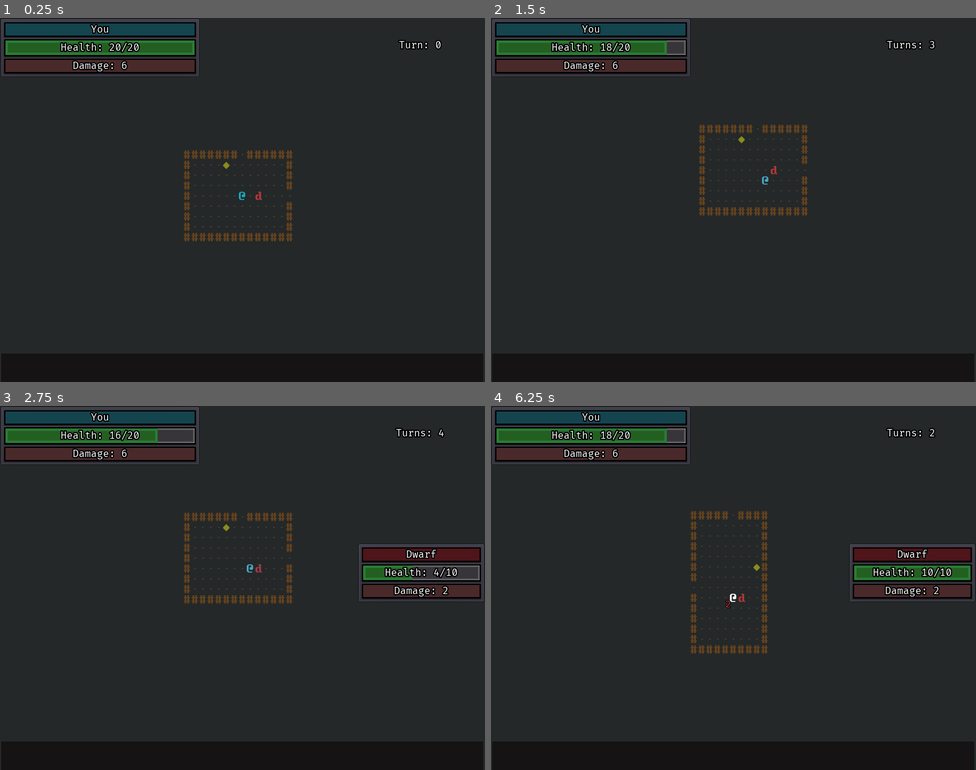
Above: before the commit, frames 1-4 (two rows, left to right).
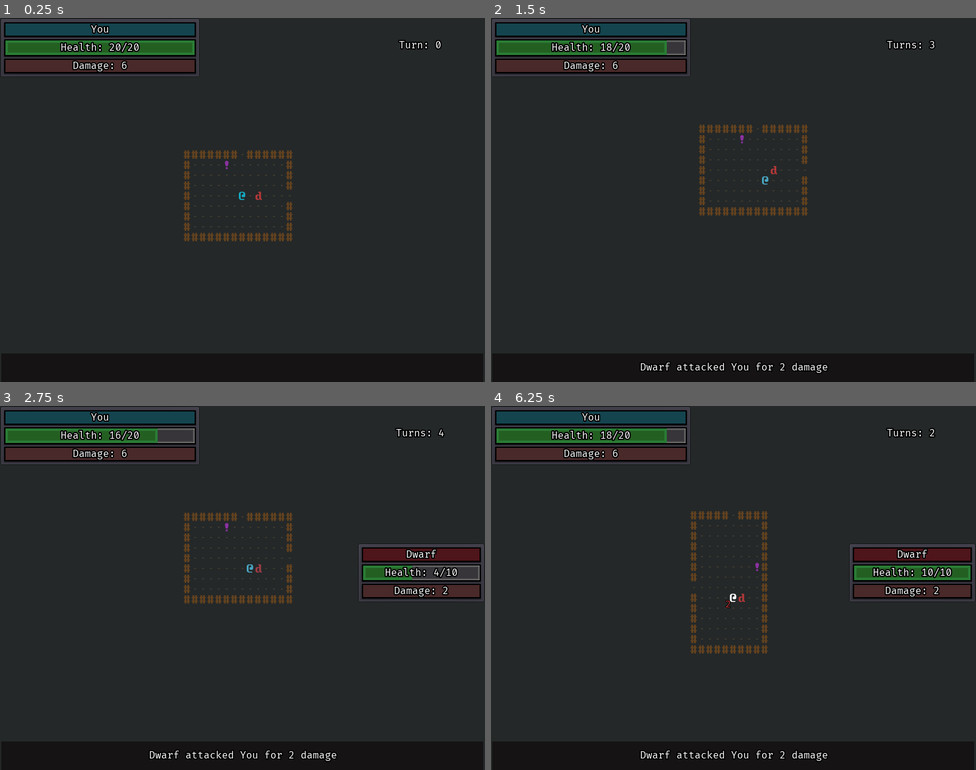
Above: after the commit, the same moments.

Repository: ZenCoderGames/ZRoguelikeGame
Game: Godot game, scene res://scene/main/MainScene.tscn
Two runs of this game, one before a commit and one after it. Both use one fixed random seed, a clock stepped at 60 frames per second and the inputs below.
Inputs:
- Up to frame 1 (0.25 s): no input
- Up to frame 2 (1.5 s): hold Right (move_right) 0.53-1.28 s; tap S (cam_move_down) at 0.6 s; hold Down (move_down) from 1.28 s (still down); tap A (cam_move_left) at 1.35 s
- Up to frame 3 (2.75 s): tap Enter at 2 s; release Down (move_down) at 2.03 s; hold Right (move_right) from 2.03 s (still down); tap D (cam_move_right) at 2.1 s
- Up to frame 4 (6.25 s): tap R (reset_dungeon) at 2.75, 3.5, 5.75 s; release Right (move_right) at 2.78 s; hold Up (move_up) 2.78-3.53 s; tap W (cam_move_up) at 2.85 s; hold Left (move_left) 3.53-5 s; tap Q (cam_zoom_in) at 3.6 s; tap I (toggle_inventory) at 4.15 s; tap E (cam_zoom_out) at 4.35 s; click "Unequip" at 5 s; hold Down (move_down) from 5.78 s (still down); tap S (cam_move_down) at 5.85 s

The runs differ from the first frame. In frame 1, less than 0.1% of the frame differs, in the area x 46-48%, y 39-42%; in frame 2, 0.3%, in the area x 30-70%, y 32-98%; in frame 3, 0.3%; in frame 4, 0.3%.

Commit message:
Another refactor to support passives/statuseffetcts and s

Diff:
--- a/project.godot
+++ b/project.godot
@@ -158,11 +158,6 @@
 "class": "EquippedItemUI",
 "language": "GDScript",
 "path": "res://scripts/battle/ui/EquippedItemUI.gd"
-}, {
-"base": "Node",
-"class": "HitResolutionManager",
-"language": "GDScript",
-"path": "res://scripts/battle/instance/HitResolutionManager.gd"
 }, {
 "base": "Reference",
 "class": "Inventory",
@@ -275,7 +270,6 @@
 "EnemyCharacter": "",
 "Equipment": "",
 "EquippedItemUI": "",
-"HitResolutionManager": "",
 "Inventory": "",
 "InventoryUI": "",
 "Item": "",
@@ -306,6 +300,8 @@
 Constants="*res://scripts/library/Constants.gd"
 Utils="*res://scripts/library/Utils.gd"
 Dungeon="*res://scripts/battle/Dungeon.gd"
+HitResolutionManager="*res://scripts/battle/instance/HitResolutionManager.gd"
+CombatEventManager="*res://scripts/battle/instance/CombatEventManager.gd"
 
 [display]
 
--- a/scene/main/MainScene.tscn
+++ b/scene/main/MainScene.tscn
@@ -6,6 +6,7 @@
 [ext_resource path="res://scripts/battle/BattleInstance.gd" type="Script" id=4]
 [ext_resource path="res://scripts/battle/BattleView.gd" type="Script" id=5]
 [ext_resource path="res://scripts/battle/instance/HitResolutionManager.gd" type="Script" id=6]
+[ext_resource path="res://scripts/battle/instance/CombatEventManager.gd" type="Script" id=7]
 
 [sub_resource type="GDScript" id=1]
 script/source = "extends Node
@@ -38,7 +39,7 @@
 enemyDamageColor = Color( 0.862745, 0.341176, 0.341176, 1 )
 timeBetweenMoves = 0.2
 debugSpawnEnemyInFirstRoom = "DWARF_00"
-debugSpawnItemInFirstRoom = "VAMPIRIC_SWORD"
+debugSpawnItemInFirstRoom = "SPELL_LIGHTNING_BOLT"
 debugStartRoomColor = Color( 0.0980392, 0.6, 0.105882, 1 )
 debugCriticalPathRoomColor = Color( 0.576471, 0.337255, 0.12549, 1 )
 debugEndRoomColor = Color( 0.792157, 0.270588, 0.270588, 1 )
@@ -66,6 +67,9 @@
 unique_name_in_owner = true
 script = ExtResource( 6 )
 
+[node name="CombatEventManager" type="Node" parent="Battle"]
+script = ExtResource( 7 )
+
 [node name="Camera2D" type="Camera2D" parent="."]
 position = Vector2( 400, 300 )
 current = true
--- a/scripts/battle/BattleInstance.gd
+++ b/scripts/battle/BattleInstance.gd
@@ -3,7 +3,6 @@
 class_name BattleInstance
 
 onready var view:BattleView = $"%View"
-onready var hitResolutionManager:HitResolutionManager = $"%HitResolutionManager"
 
 export var showWallColor:Color
 export var showFloorColor:Color
--- a/scripts/battle/Dungeon.gd
+++ b/scripts/battle/Dungeon.gd
@@ -3,7 +3,8 @@
 
 # signals
 signal OnPlayerCreated(newPlayer)
-signal OnTurnCompleted()
+signal OnStartTurn()
+signal OnEndTurn()
 signal OnEnemyMovedAdjacentToPlayer(enemy)
 
 var rooms:Array = []
@@ -234,6 +235,7 @@
 	_on_turn_taken(0, 0)
 
 func _on_turn_taken(x, y):
+	emit_signal("OnStartTurn")
 	player.pre_update()
 	player.cell.room.pre_update_entities()
 
@@ -241,7 +243,7 @@
 	player.cell.room.update_entities()
 
 	turnsTaken += 1
-	emit_signal("OnTurnCompleted")
+	emit_signal("OnEndTurn")
 
 	for room in rooms:
 		room.update_visibility()
--- a/scripts/battle/data/DungeonDataManager.gd
+++ b/scripts/battle/data/DungeonDataManager.gd
@@ -49,7 +49,11 @@
 			itemDataList.append(newItemData)
 
 func get_item_data(id):
-	return itemDataMap[id]
+	if itemDataMap.has(id):
+		return itemDataMap[id]
+
+	print("Invalid Item ID:", id)
+	return null
 
 func init_characters():
 	var data = Utils.load_data_from_file("resource/characters.json")
--- /dev/null
+++ b/scripts/battle/instance/CombatEventManager.gd
@@ -0,0 +1,27 @@
+extends Node
+
+func register_for_conditional_events(triggerConditions:Array, object, parentCharacter:Character):
+	if triggerConditions.has(Constants.TRIGGER_CONDITION.ON_PRE_ATTACK):
+		parentCharacter.connect("OnPreAttack", object, "_on_parentCharacter_attack")
+	if triggerConditions.has(Constants.TRIGGER_CONDITION.ON_POST_ATTACK):
+		parentCharacter.connect("OnPostAttack", object, "_on_parentCharacter_attack")
+	if triggerConditions.has(Constants.TRIGGER_CONDITION.ON_PRE_HIT):
+		HitResolutionManager.connect("OnPreHit", object, "activate_on_attacker")
+	if triggerConditions.has(Constants.TRIGGER_CONDITION.ON_POST_HIT):
+		HitResolutionManager.connect("OnPostHit", object, "activate_on_attacker")
+	if triggerConditions.has(Constants.TRIGGER_CONDITION.ON_BLOCKED_HIT):
+		HitResolutionManager.connect("OnBlockedHit", object, "activate_on_defender")
+	if triggerConditions.has(Constants.TRIGGER_CONDITION.ON_TAKE_HIT):
+		HitResolutionManager.connect("OnTakeHit", object, "activate_on_defender")
+	if triggerConditions.has(Constants.TRIGGER_CONDITION.ON_KILL):
+		HitResolutionManager.connect("OnKill", object, "activate_on_attacker")
+	if triggerConditions.has(Constants.TRIGGER_CONDITION.ON_DEATH):
+		parentCharacter.connect("OnDeath", object, "activate")
+	if triggerConditions.has(Constants.TRIGGER_CONDITION.ON_START_TURN):
+		Dungeon.connect("OnStartTurn", object, "activate")
+	if triggerConditions.has(Constants.TRIGGER_CONDITION.ON_END_TURN):
+		Dungeon.connect("OnEndTurn", object, "activate")
+	if triggerConditions.has(Constants.TRIGGER_CONDITION.ON_MOVE):
+		parentCharacter.connect("OnparentCharacterMove", object, "activate_on_parentCharacter_move")
+	if triggerConditions.has(Constants.TRIGGER_CONDITION.ON_SPELL_ACTIVATE):
+		parentCharacter.equipment.connect("OnSpellActivated", object, "activate_on_target_or_item")
--- a/scripts/battle/instance/HitResolutionManager.gd
+++ b/scripts/battle/instance/HitResolutionManager.gd
@@ -1,10 +1,8 @@
 extends Node
 
-class_name HitResolutionManager
-
-signal OnAttack(attacker, defender, dmg)
 signal OnPreHit(sourceChar, defender, dmg)
 signal OnBlockedHit(sourceChar, defender, dmg)
+signal OnTakeHit(sourceChar, defender, dmg)
 signal OnPostHit(sourceChar, defender, dmg)
 signal OnKill(sourceChar, defender)
 
@@ -27,6 +25,7 @@
 		emit_signal("OnKill", sourceChar, targetChar)
 		targetChar.die()
 	else:
+		emit_signal("OnTakeHit", sourceChar, targetChar, finalDamage)
 		emit_signal("OnPostHit", sourceChar, targetChar, finalDamage)
 
 	return finalDamage
--- a/scripts/battle/instance/actions/ActionDoDamageToTargets.gd
+++ b/scripts/battle/instance/actions/ActionDoDamageToTargets.gd
@@ -14,4 +14,4 @@
 func execute():
 	var targets = character.get_targets()
 	for target in targets:
-		Dungeon.battleInstance.hitResolutionManager.do_hit(character, target, actionData.damage)
+		HitResolutionManager.do_hit(character, target, actionData.damage)
--- a/scripts/battle/instance/characters/Character.gd
+++ b/scripts/battle/instance/characters/Character.gd
@@ -159,9 +159,8 @@
 
 
 		emit_signal("OnPreAttack", entity)
-
 		var damageAmount:int = get_stat_value(StatData.STAT_TYPE.DAMAGE)
-		successfulDamageThisFrame = Dungeon.battleInstance.hitResolutionManager.do_hit(self, entity, damageAmount)
+		successfulDamageThisFrame = HitResolutionManager.do_hit(self, entity, damageAmount)
 		emit_signal("OnPostAttack", entity)
 
 func on_blocked_hit(attacker):
--- a/scripts/battle/instance/characters/Passive.gd
+++ b/scripts/battle/instance/characters/Passive.gd
@@ -13,13 +13,22 @@
 		if(action!=null):
 			timelineActions.append(action)
 
-	if data.triggerConditions.has(Constants.TRIGGER_CONDITION.ON_POST_HIT):
-		Dungeon.battleInstance.hitResolutionManager.connect("OnPostHit", self, "_on_character_post_hit")
+	CombatEventManager.register_for_conditional_events(data.triggerConditions, self, character)
 
-func _on_character_post_hit(attacker, defender, damage):
+func activate_on_character_move(x, y):
+	activate()
+
+func activate_on_target_or_item(targetOrSpell):
+	activate()
+
+func activate_on_attacker(attacker, defender, data):
 	if character==attacker:
-		_trigger_timeline()
+		activate()
 
-func _trigger_timeline():
+func activate_on_defender(attacker, defender, data):
+	if character==defender:
+		activate()
+
+func activate():
 	for action in timelineActions:
 		action.execute()
--- a/scripts/battle/instance/characters/StatusEffect.gd
+++ b/scripts/battle/instance/characters/StatusEffect.gd
@@ -10,22 +10,30 @@
 	data = statusEffectData
 	instanceCount = data.instanceCount
 
-	var timelineActions:Array = []
 	for actionData in data.startTimeline:
 		var action:Action = ActionTypes.create(actionData, character)
 		if(action!=null):
-			timelineActions.append(action)
+			action.execute()
 
-	for action in timelineActions:
-		action.execute()
+	CombatEventManager.register_for_conditional_events(data.triggerConditions, self, character)
 
-	if data.triggerConditions.has(Constants.TRIGGER_CONDITION.ON_BLOCKED_HIT):
-		Dungeon.battleInstance.hitResolutionManager.connect("OnBlockedHit", self, "_on_character_blocked_hit")
+func activate_on_character_move(x, y):
+	activate()
 
-func _on_character_blocked_hit(attacker, defender, dmg):
+func activate_on_target_or_item(targetOrSpell):
+	activate()
+
+func activate_on_attacker(attacker, defender, data):
+	if character==attacker:
+		activate()
+
+func activate_on_defender(attacker, defender, data):
 	if character==defender:
-		instanceCount = instanceCount - 1
-		_check_for_completion()
+		activate()
+
+func activate():
+	instanceCount = instanceCount - 1
+	_check_for_completion()
 
 func _check_for_completion():
 	if instanceCount==0:
@@ -34,11 +42,7 @@
 func _clean_up():
 	character.remove_status_effect(self)
 
-	var timelineActions:Array = []
 	for actionData in data.endTimeline:
 		var action:Action = ActionTypes.create(actionData, character)
 		if(action!=null):
-			timelineActions.append(action)
-
-	for action in timelineActions:
-		action.execute()
+			action.execute()
--- a/scripts/battle/instance/items/Item.gd
+++ b/scripts/battle/instance/items/Item.gd
@@ -26,8 +26,8 @@
 
 func activate():
 	if spell!=null:
-		if spell.can_execute():
-			spell.execute()
+		if spell.can_activate():
+			spell.activate()
 
 func picked():
 	if cell.entityObject!=null:
--- a/scripts/battle/instance/rooms/DungeonRoom.gd
+++ b/scripts/battle/instance/rooms/DungeonRoom.gd
@@ -148,7 +148,7 @@
 	var randomCell:DungeonCell = freeCells[randi() % freeCells.size()]
 
 	# spawn random enemy
-	var randomItemData:ItemData = Dungeon.dataManager.get_item_data(itemId)
+	var randomItemData = Dungeon.dataManager.get_item_data(itemId)
 	var item:Node = Dungeon.load_item(loadedScenes, randomCell, randomItemData, Constants.ENTITY_TYPE.DYNAMIC, Constants.items)
 	items.append(item)
 
--- a/scripts/battle/instance/spells/Spell.gd
+++ b/scripts/battle/instance/spells/Spell.gd
@@ -11,9 +11,9 @@
 			timelineActions.append(action)
 
 # add mana or stamina here
-func can_execute():
+func can_activate():
 	return true
 
-func execute():
+func activate():
 	for action in timelineActions:
 		action.execute()
--- a/scripts/battle/ui/BattleUI.gd
+++ b/scripts/battle/ui/BattleUI.gd
@@ -33,9 +33,9 @@
 func _on_dungeon_init():
 	_shared_init()
 
-	Dungeon.connect("OnTurnCompleted", self, "_on_turn_taken")
-	Dungeon.battleInstance.hitResolutionManager.connect("OnAttack", self, "_on_attack")
-	Dungeon.battleInstance.hitResolutionManager.connect("OnKill", self, "_on_kill")
+	Dungeon.connect("OnEndTurn", self, "_on_turn_taken")
+	HitResolutionManager.connect("OnPostHit", self, "_on_attack")
+	HitResolutionManager.connect("OnKill", self, "_on_kill")
 
 func _on_dungeon_recreated():
 	_clean_up()
--- a/scripts/battle/ui/InventoryUI.gd
+++ b/scripts/battle/ui/InventoryUI.gd
@@ -29,7 +29,7 @@
 func init(character):
 	playerChar = character
 	playerChar.inventory.connect("OnItemAdded", self, "_on_item_added_to_inventory")
-	playerChar.connect("OnSpellActivated", self, "_on_spell_activated")
+	playerChar.equipment.connect("OnSpellActivated", self, "_on_spell_activated")
 
 func show():
 	selectedIdx = 0
--- a/scripts/library/Constants.gd
+++ b/scripts/library/Constants.gd
@@ -45,5 +45,5 @@
 const INPUT_CAM_MOVE_DOWN: String = "cam_move_down"
 
 # GAMEPLAY
-enum TRIGGER_CONDITION { ON_PRE_ATTACK, ON_PRE_HIT, ON_BLOCKED_HIT, ON_POST_HIT, ON_POST_ATTACK,\
-							ON_START_TURN, ON_END_TURN, ON_MOVE, ON_SPELL_ACTIVATE }
+enum TRIGGER_CONDITION { ON_PRE_ATTACK, ON_PRE_HIT, ON_BLOCKED_HIT, ON_TAKE_HIT, ON_POST_HIT, ON_POST_ATTACK,\
+							ON_KILL, ON_DEATH, ON_START_TURN, ON_END_TURN, ON_MOVE, ON_SPELL_ACTIVATE }
Not shown: 1 places in scene/main/MainScene.tscn that only renumber resources
